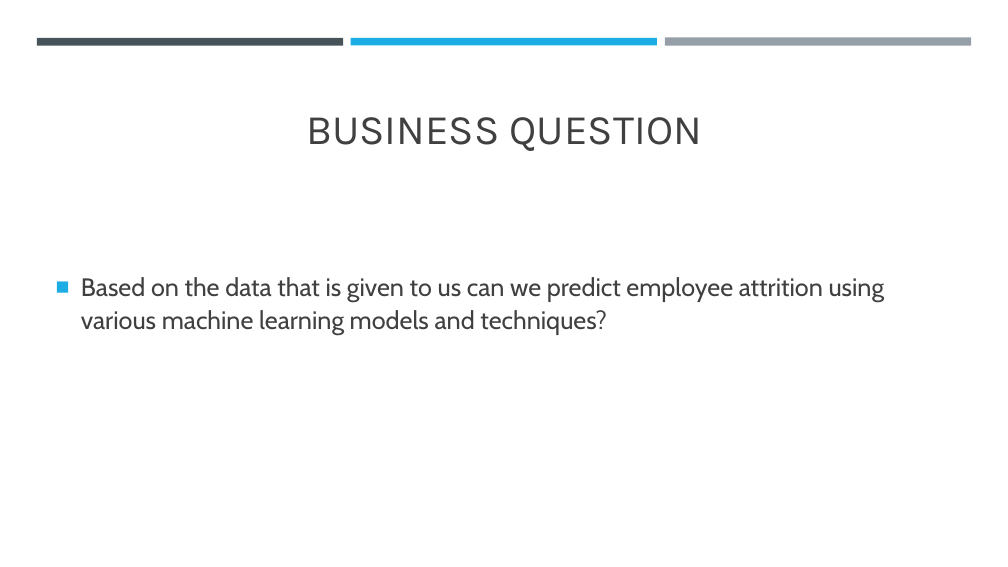
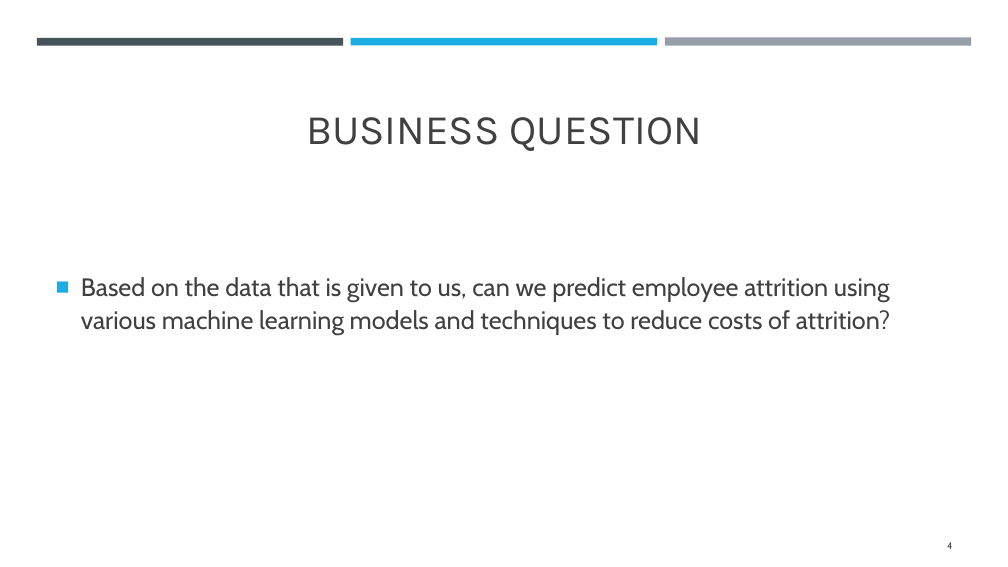
Before and after one commit to IsabelleUslu/InstituteOfDataLabs, a slide deck: slide 4 of IOD Projects/MP2New/New - Predicting Employee Attrition.pptx (slide 3 before the commit). Drawn at 1008x567 pixels with LibreOffice and Linux fonts; fonts in the diff are those of the drawing. Boxes give left, top, right and bottom in pixels: in the first picture for what was removed or moved away, otherwise in the second. Text is boxed around its words. In the diff, an @@ line names an element or a change of style, - is before the commit and + after.

```diff
--- a/IOD Projects/MP2New/New - Predicting Employee Attrition.pptx
+++ b/IOD Projects/MP2New/New - Predicting Employee Attrition.pptx
@@ text at (81, 277, 890, 336): text changed @@
-■ Based on the data that is given to us can we predict employee attrition using various machine learning models and techniques?
+■ Based on the data that is given to us, can we predict employee attrition using various machine learning models and techniques to reduce costs of attrition?
@@ page number added at (947, 542, 952, 549), 9 pt, text #404040 @@
+4
```
Also in this commit, not shown: 17 other slides changed, 1 slide added, 2 other files.
